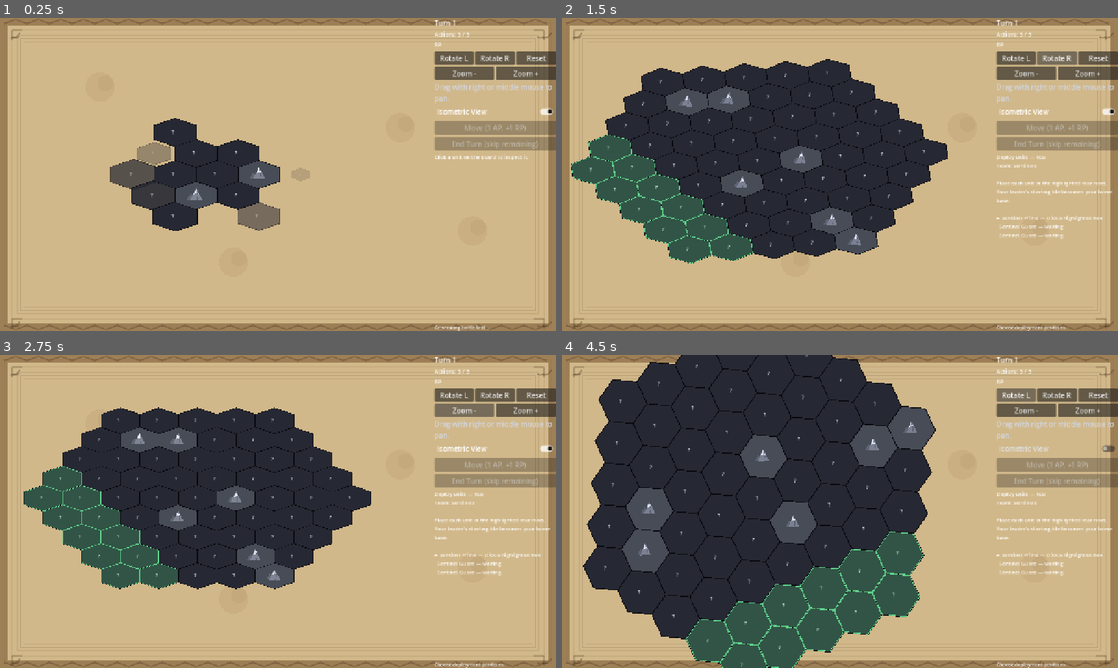
Above: before the commit, frames 1-4 (two rows, left to right).
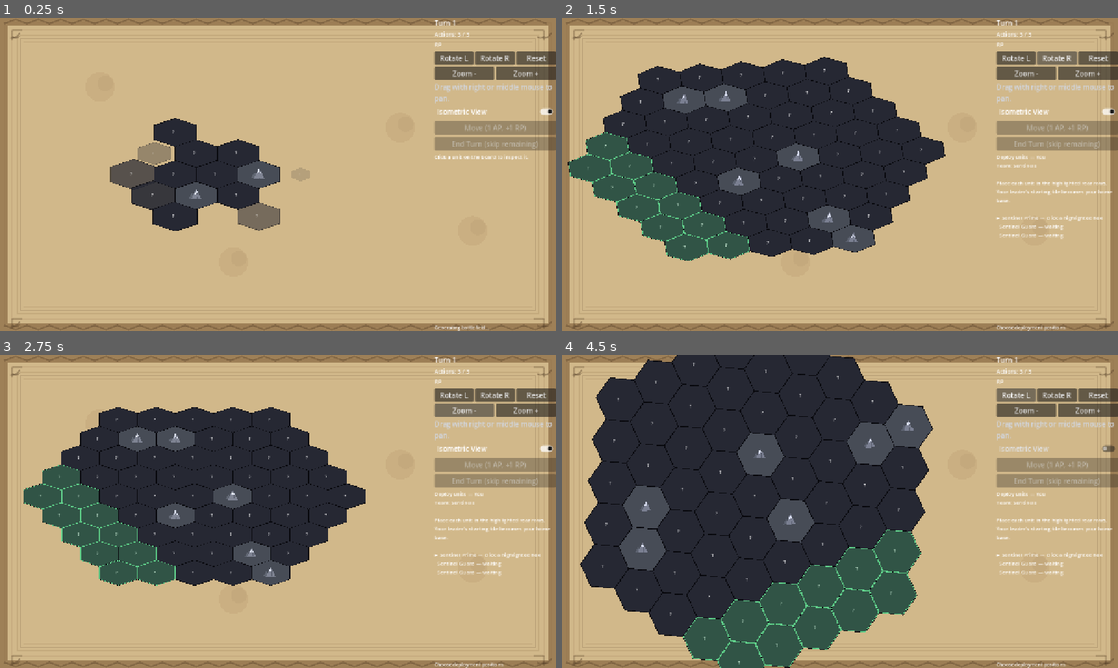
Above: after the commit, the same moments.

Repository: CorcoranQuinn/Hexpedition
Game: Godot game, scene res://scenes/game_board.tscn
Two runs of this game, one before a commit and one after it. Both use one fixed random seed, a clock stepped at 60 frames per second and the inputs below. This scene is started directly instead of the project's main scene.
Inputs:
- Up to frame 1 (0.25 s): no input
- Up to frame 2 (1.5 s): click "Rotate L" at 0.5 s; click "Rotate R" at 1.25 s
- Up to frame 3 (2.75 s): click "Zoom -" at 2 s
- Up to frame 4 (4.5 s): click "Zoom +" at 2.75 s; click "Isometric View" at 3.5 s; click "Rotate L" at 4.25 s

The runs differ from the first frame. In frame 1, 0.1% of the frame differs, in the area x 23-49%, y 33-64%; in frame 2, 5.0%; in frame 3, 4.3%; in frame 4, 7.1%, in the area x 3-68%, y 0-100%.

Commit message:
Improve unit HUD and board click targeting.
Show the unit popup only on click, use sprite hit tests for hover and selection, enlarge tiles, and scale units down for clearer tile clicks.

Co-authored-by: Cursor <cursoragent@cursor.com>

Diff:
--- a/scripts/ui/game_board.gd
+++ b/scripts/ui/game_board.gd
@@ -14,7 +14,11 @@
 @onready var unit_info: Label = %UnitInfo
 
 # --- Constants & preloads ---
-const HEX_SIZE: float = 54.0
+const HEX_SIZE: float = 62.0
+const UNIT_VISUAL_SCALE: float = 0.76
+const UNIT_HIT_RADIUS: float = 14.0
+const UNIT_HIT_RADIUS_LEADER: float = 17.5
+const UNIT_HIT_RADIUS_MINION: float = 10.5
 const BattleEffectsScript = preload("res://scripts/ui/battle_effects.gd")
 const TileArtScript = preload("res://scripts/ui/tile_art.gd")
 const UnitArtScript = preload("res://scripts/ui/unit_art.gd")
@@ -678,6 +682,7 @@
 
 	var container := Node2D.new()
 	container.set_meta("unit_id", unit.id)
+	container.scale = Vector2(UNIT_VISUAL_SCALE, UNIT_VISUAL_SCALE)
 
 	var shadow_rx: float = HEX_SIZE * 0.42
 	var shadow_ry: float = shadow_rx * ISO_SQUASH
@@ -714,7 +719,8 @@
 	if animate_spawn:
 		container.scale = Vector2(0.2, 0.2)
 		var pop := create_tween()
-		pop.tween_property(container, "scale", Vector2.ONE, 0.28).set_trans(Tween.TRANS_BACK)
+		var target_scale := Vector2.ONE * UNIT_VISUAL_SCALE
+		pop.tween_property(container, "scale", target_scale, 0.28).set_trans(Tween.TRANS_BACK)
 
 
 func _make_unit_points(radius: float) -> PackedVector2Array:
@@ -1024,21 +1030,16 @@
 			_tile_tooltip.visible = false
 		return
 	var hex: Vector2i = _hex_under_mouse()
-	var hovered_id: String = ""
-	if match_ctrl.grid.has_tile(hex):
-		var unit: UnitBase = match_ctrl.get_unit_at(hex)
-		if unit != null and unit.is_alive:
-			hovered_id = unit.id
+	var unit_under_mouse: UnitBase = _get_unit_under_mouse()
+	var hovered_id: String = unit_under_mouse.id if unit_under_mouse != null else ""
 	if hovered_id != _hovered_unit_id:
 		_hovered_unit_id = hovered_id
 		_update_unit_visual_states()
-		if _selected_unit == null:
-			_update_unit_popup()
 
 	if _unit_popup != null and _unit_popup.visible:
 		_position_unit_popup()
 
-	if match_ctrl.grid.has_tile(hex):
+	if unit_under_mouse == null and match_ctrl.grid.has_tile(hex):
 		if hex != _hovered_hex:
 			_hovered_hex = hex
 			_update_tile_tooltip_content(hex)
@@ -1049,7 +1050,7 @@
 		_hovered_hex = Vector2i(999999, 999999)
 		_tile_tooltip.visible = false
 		if _action_mode == "move":
-			_update_move_path_preview(Vector2i(999999, 999999))
+			_update_move_path_preview(hex if match_ctrl.grid.has_tile(hex) else Vector2i(999999, 999999))
 
 
 ## Board input is deliberately "unhandled": the sidebar and the unit popup are
@@ -1108,6 +1109,7 @@
 	if event is InputEventMouseButton and event.pressed and event.button_index == MOUSE_BUTTON_LEFT:
 		var hex: Vector2i = _hex_under_mouse()
 		if not match_ctrl.grid.has_tile(hex):
+			_deselect_unit()
 			return
 		_handle_hex_click(hex)
 
@@ -1185,7 +1187,7 @@
 	if GameState.is_solo() and match_ctrl.turn_manager.current_player != 0:
 		return
 	var pid: int = _get_active_player_id()
-	var clicked_unit: UnitBase = match_ctrl.get_unit_at(hex)
+	var clicked_unit: UnitBase = _get_unit_under_mouse()
 
 	match _action_mode:
 		"":
@@ -1403,37 +1405,33 @@
 func _deselect_unit() -> void:
 	_selected_unit = null
 	_clear_unit_action_buttons()
-	_update_unit_popup()
+	if _unit_popup != null:
+		_unit_popup.visible = false
 	_update_unit_visual_states()
-
-
-func _get_popup_unit() -> UnitBase:
-	if _selected_unit != null and _selected_unit.is_alive:
-		return _selected_unit
-	if _hovered_unit_id.is_empty():
-		return null
-	return _find_unit_by_id(_hovered_unit_id)
 
 
 func _update_unit_popup() -> void:
 	if _unit_popup == null:
 		return
-	var unit: UnitBase = _get_popup_unit()
-	if unit == null or not unit.is_alive:
+	if _selected_unit == null or not _selected_unit.is_alive:
 		_unit_popup.visible = false
 		return
 
-	var is_selected: bool = _selected_unit != null and _selected_unit.id == unit.id
-	_unit_popup.mouse_filter = Control.MOUSE_FILTER_STOP if is_selected else Control.MOUSE_FILTER_IGNORE
+	var unit: UnitBase = _selected_unit
+	_unit_popup.mouse_filter = Control.MOUSE_FILTER_STOP
 	_unit_popup_title.text = unit.display_name
 	_unit_popup_info.text = _build_unit_info_text(unit)
-	_unit_popup_separator.visible = is_selected
-	_unit_actions_box.visible = is_selected
-	_unit_popup_close_button.visible = is_selected
+	_unit_popup_close_button.visible = true
 
 	_clear_unit_action_buttons()
-	if is_selected:
+	var show_actions: bool = false
+	if unit.owner_id == _get_active_player_id() \
+			and unit.is_player_controllable() \
+			and _can_local_player_act():
 		_rebuild_unit_action_buttons(unit)
+		show_actions = _unit_actions_box.get_child_count() > 0
+	_unit_popup_separator.visible = show_actions
+	_unit_actions_box.visible = show_actions
 
 	_unit_popup.visible = true
 	_position_unit_popup()
@@ -1444,11 +1442,11 @@
 func _position_unit_popup() -> void:
 	if _unit_popup == null or not _unit_popup.visible:
 		return
-	var unit: UnitBase = _get_popup_unit()
-	if unit == null or not _unit_nodes.has(unit.id):
+	if _selected_unit == null or not _unit_nodes.has(_selected_unit.id):
 		_unit_popup.visible = false
 		return
 
+	var unit: UnitBase = _selected_unit
 	var unit_node: Node2D = _unit_nodes[unit.id]
 	var anchor: Vector2 = get_global_transform().affine_inverse() * _actor_layer.to_global(unit_node.position)
 	var popup_size: Vector2 = _unit_popup.size.max(_unit_popup.get_combined_minimum_size())
@@ -1524,9 +1522,6 @@
 	elif not _can_local_player_act():
 		lines.append("")
 		lines.append("Not your turn — viewing only.")
-	else:
-		lines.append("")
-		lines.append("Available this turn:")
 
 	return "\n".join(lines)
 
@@ -1652,6 +1647,34 @@
 	var q: float = (sqrt(3.0) / 3.0 * board_pos.x - 1.0 / 3.0 * board_pos.y) / HEX_SIZE
 	var r: float = (2.0 / 3.0 * board_pos.y) / HEX_SIZE
 	return HexCoords.round_axial(q, r)
+
+
+func _get_unit_under_mouse() -> UnitBase:
+	if _actor_layer == null:
+		return null
+	var mouse_pos: Vector2 = _actor_layer.get_local_mouse_position()
+	var closest: UnitBase = null
+	var closest_dist: float = INF
+	for unit in match_ctrl.units:
+		if not unit.is_alive or not match_ctrl.is_unit_placed(unit):
+			continue
+		if not _unit_nodes.has(unit.id):
+			continue
+		var node: Node2D = _unit_nodes[unit.id]
+		var dist: float = mouse_pos.distance_to(node.position)
+		var radius: float = _get_unit_hit_radius(unit)
+		if dist <= radius and dist < closest_dist:
+			closest = unit
+			closest_dist = dist
+	return closest
+
+
+func _get_unit_hit_radius(unit: UnitBase) -> float:
+	if unit.is_minion:
+		return UNIT_HIT_RADIUS_MINION
+	if unit.is_leader:
+		return UNIT_HIT_RADIUS_LEADER
+	return UNIT_HIT_RADIUS
 
 
 func _append_log(msg: String) -> void:
